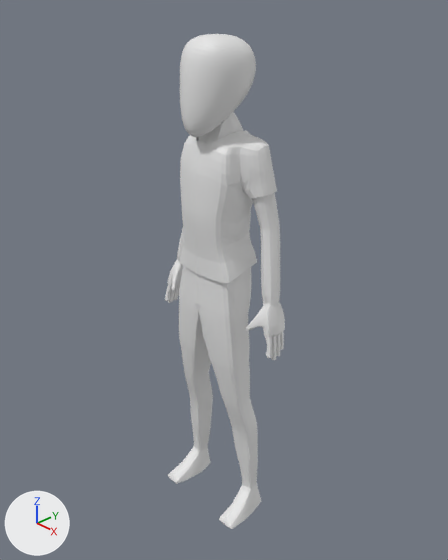
One commit to the Blender file Blend_Project/RookieTrainerTypeA.blend: the scene before it, then after it.
Camera for both pictures: a camera (50 mm lens) standing at (1.147, -1.065, 0.802) and looking at (-0.004, 0.015, 0.022). The lights are fixed; the arrows at lower left show +X, +Y and +Z.

Objects in the first picture: 'Head', 'Torso', 'Torso.001'.
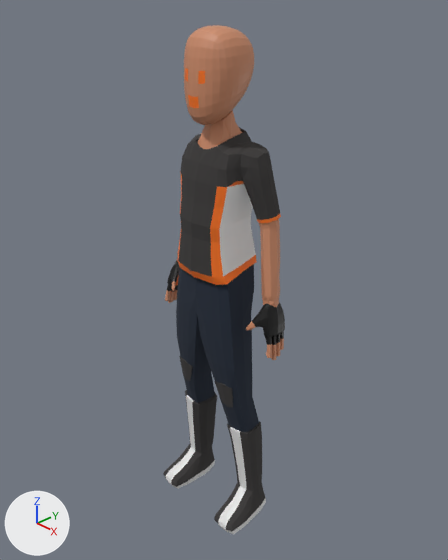
Location of each change, (x1, y1, x2, y2) in pixels of the pictures (448 x 560 px):
'Torso', reshaped
    before: (165, 112, 285, 529)
    after: (165, 110, 285, 360)
'Torso.003', added (black)
    after: (178, 127, 281, 285)
    faces in mat_shirt (black #3b3939): (178, 127, 280, 277)
    faces in mat_shirt3 (white #e7e7e7): (219, 184, 256, 276)
    faces in mat_shirt2 (orange #ff761b): (178, 172, 281, 285)
'Torso.001', hidden
    before: (179, 130, 277, 283)
'Torso.002', added (blue)
    after: (176, 264, 259, 432)
'Head', reshaped, moved, rescaled (8% narrower)
    before: (180, 34, 256, 137)
    after: (184, 25, 254, 125)
'Torso.004', added
    after: (163, 390, 266, 534)
    faces in mat_shirt (black #3b3939): (163, 390, 265, 532)
    faces in mat_shoebase (white #e7e7e7): (166, 395, 266, 534)
'Torso.005', added (black)
    after: (179, 356, 233, 407)
part 1 of me_cube_002, cut back
    before: (165, 112, 285, 529)
    after: (198, 110, 242, 149)
part 3 of me_cube_007, recoloured
    before: (180, 133, 275, 272)
part 4 of me_cube_007, recoloured
    before: (228, 253, 257, 282)
part 5 of me_cube_007, recoloured
    before: (243, 179, 277, 199)
part 6 of me_cube_007, recoloured
    before: (190, 130, 249, 151)

Diff of the bpy script that builds the scene:
```diff
--- a/Blend_Project/RookieTrainerTypeA.blend.py
+++ b/Blend_Project/RookieTrainerTypeA.blend.py
@@ me_cube_002 @@
 # used by ob_torso; location = (0.0, 0.0, 0.321); scale = (0.0676, 0.0555, 0.0676)
-me_cube_002.from_pydata(...)  # 2238 vertices, 2180 faces; spans x 0.0..3.3, y -2.0..1.4, z -15.6..2.7
+me_cube_002.from_pydata(...)  # 626 vertices, 614 faces; spans x 0.0..3.3, y -2.0..1.4, z -15.6..2.7
+# me_cube_002 part 1: 8 vertices moved from x 0.0..0.5, y -1.0..0.8, z 1.3..2.4 to x 0.0..0.5, y -1.0..0.6, z 1.3..2.4; 1612 vertices removed from x 0.0..3.3, y -2.0..1.4, z -15.6..1.6
+me_cube_002.materials.append(mat_skin)  # picture img_skin_base_color
+me_cube_002.materials.append(mat_glove)  # black #000000
+me_cube_002.materials.append(mat_shirt2)  # orange #ff761b
@@ me_cube_003 @@
 # used by ob_head; location = (-0.001, 0.0, 0.587); scale = (0.0581, 0.0581, 0.0581)
-me_cube_003.from_pydata(...)  # 1538 vertices, 1536 faces; spans x -1.51..1.51, y -1.91..1.39, z -2.45..1.49
+me_cube_003.from_pydata(...)  # 386 vertices, 384 faces; spans x -1.51..1.51, y -1.55..1.25, z -1.98..1.42
+# me_cube_003 part 2: 1524 vertices removed from x -1.51..1.51, y -1.91..1.39, z -2.45..1.49; 372 vertices added at x -1.51..1.51, y -1.55..1.25, z -1.98..1.42
+me_cube_003.materials.append(mat_skin)  # picture img_skin_base_color
+me_cube_003.materials.append(mat_shirt2)  # orange #ff761b
@@ me_cube_007 @@
 # used by ob_torso_001; location = (-0.001, 0.0, 0.34); scale = (0.0676, 0.0555, 0.0676)
-me_cube_007.from_pydata(...)  # 520 vertices, 480 faces; spans x 0.0..2.23, y -1.66..1.52, z -3.9..1.55
+me_cube_007.from_pydata(...)  # 520 vertices, 480 faces; spans x 0.0..2.23, y -1.68..1.52, z -3.9..1.55
+# me_cube_007 part 3: 430 of the faces centred in x 0.06..2.07, y -1.65..1.49, z -3.31..1.49 switch from no material to mat_shirt (black #3b3939)
+# me_cube_007 part 4: all 20 faces centred in x 0.09..1.4, y -1.54..1.14, z -3.69..-3.41 switch from no material to mat_shirt2 (orange #ff761b)
+# me_cube_007 part 5: all 16 faces centred in x 1.44..2.16, y -0.1..1.1, z -0.5..-0.2 switch from no material to mat_shirt2 (orange #ff761b)
+# me_cube_007 part 6: all 14 faces centred in x 0.07..0.64, y -1.08..1.19, z 1.2..1.52 switch from no material to mat_shirt2 (orange #ff761b)
@@ me_cube_011 @@
+me_cube_011.from_pydata([(1.351, -1.007, -9.547), (1.625, -0.942, -9.438), (1.073, -1.025, -9.464), (1.196, -1.275, -8.312), (1.671, -1.108, -8.398), (0.737, -1.201, -8.469)], [], [(2, 0, 3, 5), (1, 4, 3, 0)])
+me_cube_011.materials.append(mat_shirt)  # black #3b3939
@@ ob_head @@
 ob_head = bpy.data.objects.new('Head', me_cube_003)
-ob_head.location = (-0.001, 0.0, 0.587)
-ob_head.scale = (0.0581, 0.0581, 0.0581)
+ob_head.location = (0.0, 0.0, 0.599)
+ob_head.scale = (0.0544, 0.0581, 0.0653)
@@ ob_torso_001 @@
 _m = ob_torso_001.modifiers.new('Solidify', 'SOLIDIFY')
 _m.thickness = -0.05
+ob_torso_001.hide_set(True)
@@ ob_torso_005 @@
+ob_torso_005 = bpy.data.objects.new('Torso.005', me_cube_011)  # modifiers MIRROR, SOLIDIFY
+ob_torso_005.location = (0.0, 0.0, 0.321)
+ob_torso_005.scale = (0.0676, 0.0555, 0.0676)
@@ ob_torso_004 @@
+ob_torso_004 = bpy.data.objects.new('Torso.004', me_cube_010)  # 157 vertices, 154 faces; spans x 1.1..2.36, y -1.96..0.78, z -1.52..3.21; in mat_shirt (black #3b3939), mat_shoebase (white #e7e7e7); modifiers MIRROR, SOLIDIFY
+ob_torso_004.location = (0.0, 0.0, -0.631)
+ob_torso_004.scale = (0.0676, 0.0555, 0.0676)
@@ ob_torso_003 @@
+ob_torso_003 = bpy.data.objects.new('Torso.003', me_cube_009)  # 156 vertices, 136 faces; spans x 0.0..2.38, y -1.92..1.44, z -3.66..1.91; in mat_shirt (black #3b3939), mat_shirt2 (orange #ff761b), mat_shirt3 (white #e7e7e7); modifiers MIRROR, SOLIDIFY
+ob_torso_003.location = (0.0, 0.0, 0.321)
+ob_torso_003.scale = (0.0676, 0.0555, 0.0676)
@@ ob_torso_002 @@
+ob_torso_002 = bpy.data.objects.new('Torso.002', me_cube_008)  # 153 vertices, 138 faces; spans x 0.0..2.02, y -1.56..0.95, z -13.95..-2.82; in mat_pants (dark blue #202a3a), mat_shirt2 (orange #ff761b); modifiers MIRROR, SOLIDIFY
+ob_torso_002.location = (0.0, 0.0, 0.321)
+ob_torso_002.scale = (0.0676, 0.0555, 0.0676)
```
